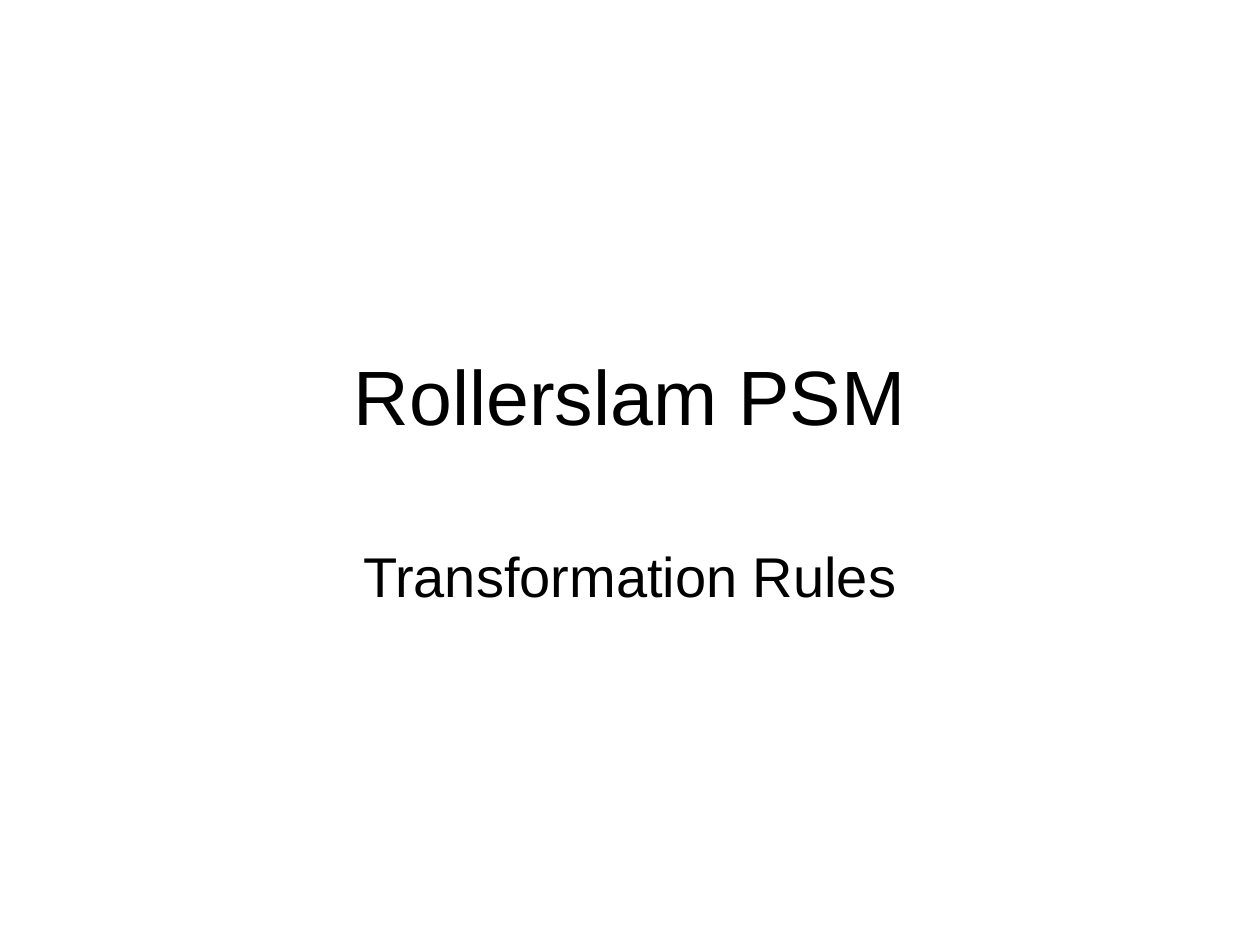
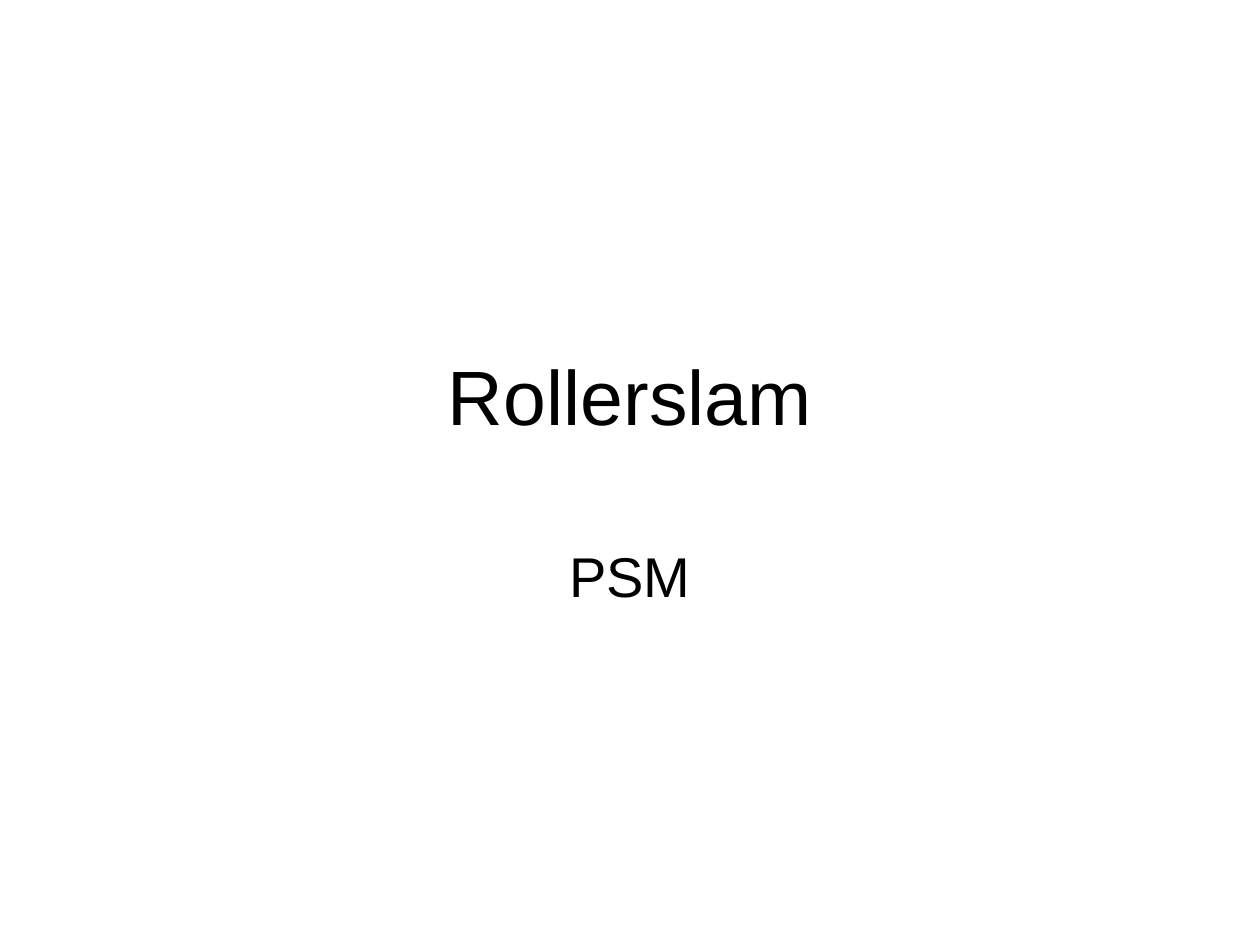
Before and after one commit to krishprince/rollerslam, a slide deck: slide 17 of docs/UML.ppt (slide 11 before the commit). Drawn at 1260x945 pixels with LibreOffice and Linux fonts; fonts in the diff are those of the drawing. Boxes give left, top, right and bottom in pixels: in the first picture for what was removed or moved away, otherwise in the second. Text is boxed around its words. In the diff, an @@ line names an element or a change of style, - is before the commit and + after.

```diff
--- a/docs/UML.ppt
+++ b/docs/UML.ppt
@@ title at [448,369,812,426]: text changed @@
-Rollerslam PSM
+Rollerslam
@@ subtitle at [569,558,690,598]: text changed @@
-Transformation Rules
+PSM
```
Also in this commit, not shown: 3 other slides changed, 8 slides added, 1 slide removed.
